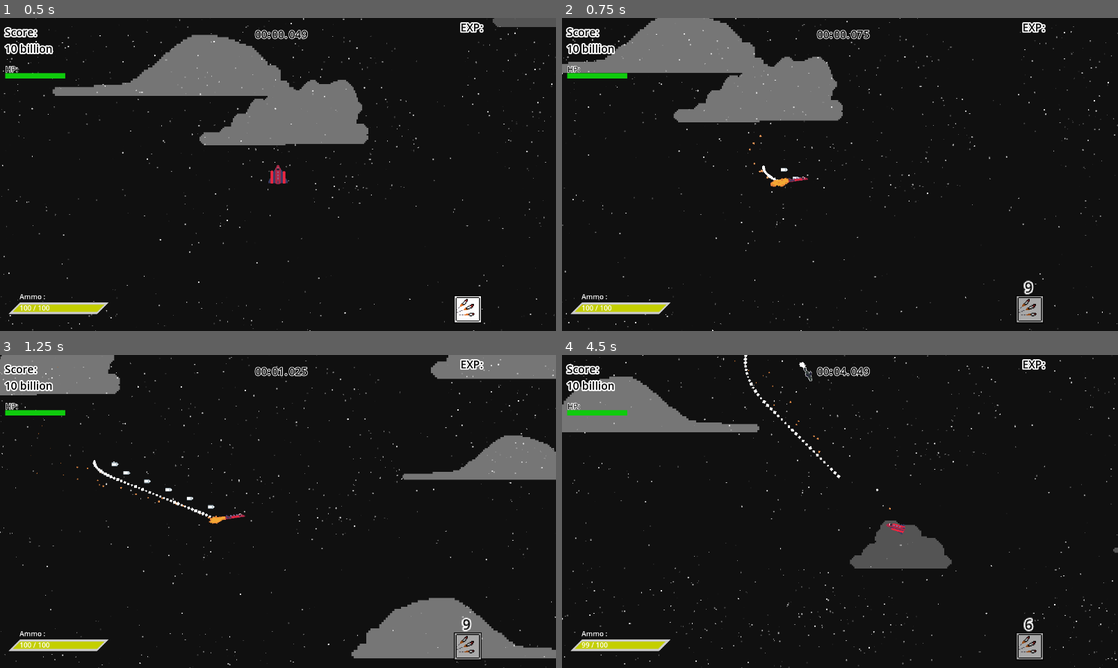
Above: before the commit, frames 1-4 (two rows, left to right).
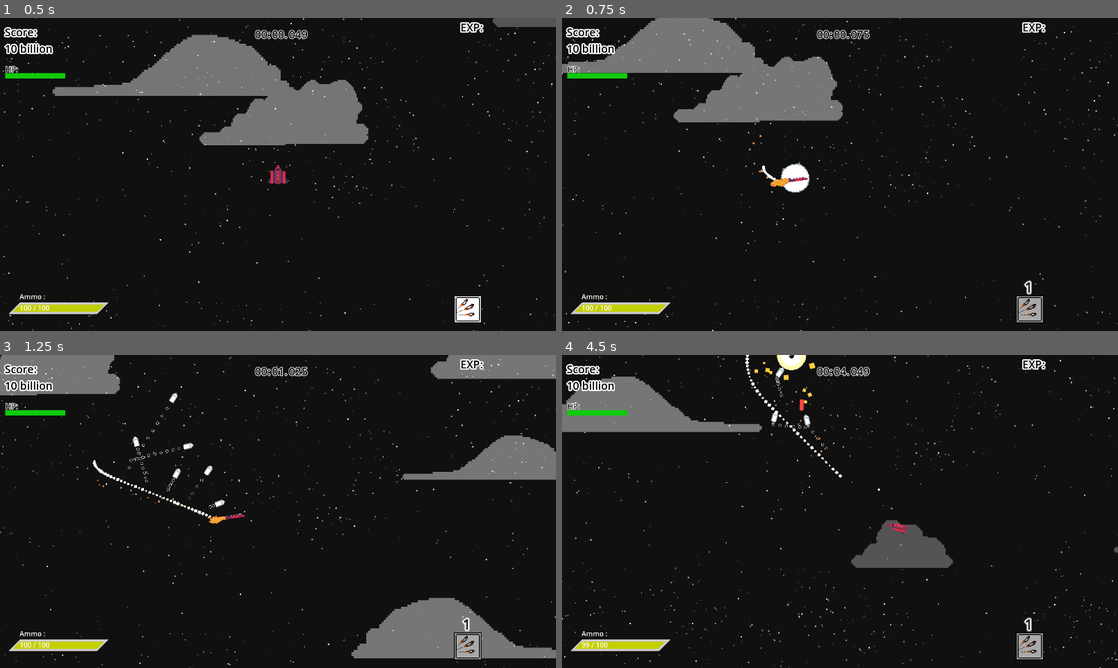
Above: after the commit, the same moments.

Repository: DinoStarBros/Dumby-steals-a-warplane
Game: Godot game, scene res://game_screens/game/game.tscn
The game is run twice, just before and just after one commit, with the same random seed, the same clock (stepped at 60 frames per second) and the same inputs.
Inputs (mouse positions are in pixels of both pictures, inside the frame that each line leads up to):
- Up to frame 1 (0.5 s): no input
- Up to frame 2 (0.75 s): move the mouse to (962, 158) at 0.52 s; hold Space (accelerate) from 0.53 s (still down); tap 1 (Ability1) at 0.6 s
- Up to frame 3 (1.25 s): keep holding Space (accelerate)
- Up to frame 4 (4.5 s): move the mouse to (728, 527) at 1.27 s; tap 2 (Ability2) at 1.35, 4.35 s; move the mouse to (895, 442) at 2.02 s; release Space (accelerate) at 2.03 s; tap 3 (Ability3) at 2.1 s; move the mouse to (812, 574) at 2.77 s; hold Space (accelerate) 2.78-4.28 s; click (812, 574) at 2.85 s; move the mouse to (1006, 558) at 3.52 s; tap 1 (Ability1) at 3.6 s; tap R (reload) at 4.15 s; move the mouse to (673, 464) at 4.27 s

Frame 1 is identical in both runs. In frame 2, 0.4% of the frame differs, in the area x 39-85%, y 46-89%; in frame 3, 0.4%; in frame 4, 1.5%, in the area x 0-100%, y 0-100%.
Error in both runs: Invalid access to property or key 'usable' on a base object of type 'null instance'. (res://abilities/ability_slot/ability_slot.gd:9)

Commit message:
homing rockets fail

Diff:
--- a/abilities/homing_rockets/homing_rockets.tscn
+++ b/abilities/homing_rockets/homing_rockets.tscn
@@ -54,7 +54,6 @@
 offset_bottom = 40.0
 script = ExtResource("1_wkddn")
 cooldown_txt = NodePath("Label")
-cooldown = 10.0
 sprite = NodePath("sprite")
 
 [node name="sprite" type="Sprite2D" parent="."]
--- a/project.godot
+++ b/project.godot
@@ -85,6 +85,7 @@
 2d_physics/layer_1="Plr - Walls"
 2d_physics/layer_2="Plr Dmg - Enemy"
 2d_physics/layer_3="Ene Dmg - Player"
+2d_physics/layer_12="Homing Detection"
 
 [rendering]
 
--- a/projectiles/homing_rocket/homing_rocket.gd
+++ b/projectiles/homing_rocket/homing_rocket.gd
@@ -3,20 +3,49 @@
 
 @onready var hitbox_component: HitboxComponent = %HitboxComponent
 
+var rand_initial_dir : Vector2
+var dir_to_target : Vector2
+
+const base_speed : int = 500
+const homing_speed : int = 100
 func _ready() -> void:
 	hitbox_component.Hit.connect(hit)
 
-	await get_tree().create_timer(lifetime).timeout
-	queue_free()
+	rand_initial_dir.x = randf_range(-1, 1)
+	rand_initial_dir.y = randf_range(-1, 0)
 
-func _physics_process(_delta:float)->void:
+
+
+var time : float = 0
+var gain_speed : float = 0
+func _physics_process(delta:float)->void:
 	move_and_slide()
-	hitbox_component.set_attack_properties(6)
+	hitbox_component.set_attack_properties(2)
+
+	if target:
+		%hitboxbox.disabled = false
+		dir_to_target = global_position.direction_to(target.global_position)
+		gain_speed += delta * 50
+		velocity = dir_to_target * (homing_speed + gain_speed)
+
+		look_at(global_position + dir_to_target)
+	else:
+		%hitboxbox.disabled = true
+		look_at(global_position + rand_initial_dir)
+		velocity = rand_initial_dir * base_speed
+
+	time += delta
+	if time >= lifetime:
+		queue_free()
 
 func hit() -> void:
 	velocity = Vector2.ZERO
-	queue_free()
+	%anim.play("hit")
 
-
-func _on_detection_radius_body_entered(body: Node2D) -> void:
-	print(body)
+var target : CharacterBody2D
+func _on_detection_radius_area_entered(area: Area2D) -> void:
+	if !target:
+		if area.get_parent() is CharacterBody2D:
+			if area.get_parent().is_in_group("Enemy"):
+				%dr.disabled = true
+				target = area.get_parent()
--- a/projectiles/homing_rocket/homing_rocket.tscn
+++ b/projectiles/homing_rocket/homing_rocket.tscn
@@ -10,16 +10,122 @@
 region = Rect2(2048, 0, 64, 64)
 
 [sub_resource type="RectangleShape2D" id="RectangleShape2D_xfjqn"]
-size = Vector2(30, 14)
+size = Vector2(35, 20)
 
 [sub_resource type="CircleShape2D" id="CircleShape2D_xfjqn"]
 radius = 300.0
+
+[sub_resource type="Animation" id="Animation_xfjqn"]
+resource_name = "hit"
+length = 0.3
+step = 0.1
+tracks/0/type = "value"
+tracks/0/imported = false
+tracks/0/enabled = true
+tracks/0/path = NodePath("Bulletweffect-sheet:frame")
+tracks/0/interp = 1
+tracks/0/loop_wrap = true
+tracks/0/keys = {
+"times": PackedFloat32Array(0, 0.1, 0.2),
+"transitions": PackedFloat32Array(1, 1, 1),
+"update": 1,
+"values": [4, 5, 6]
+}
+tracks/1/type = "value"
+tracks/1/imported = false
+tracks/1/enabled = true
+tracks/1/path = NodePath("Bulletweffect-sheet:scale")
+tracks/1/interp = 1
+tracks/1/loop_wrap = true
+tracks/1/keys = {
+"times": PackedFloat32Array(0),
+"transitions": PackedFloat32Array(1),
+"update": 0,
+"values": [Vector2(5, 5)]
+}
+tracks/2/type = "method"
+tracks/2/imported = false
+tracks/2/enabled = true
+tracks/2/path = NodePath(".")
+tracks/2/interp = 1
+tracks/2/loop_wrap = true
+tracks/2/keys = {
+"times": PackedFloat32Array(0.3),
+"transitions": PackedFloat32Array(1),
+"values": [{
+"args": [],
+"method": &"queue_free"
+}]
+}
+
+[sub_resource type="Animation" id="Animation_mjjml"]
+resource_name = "start"
+length = 0.2
+step = 0.1
+tracks/0/type = "value"
+tracks/0/imported = false
+tracks/0/enabled = true
+tracks/0/path = NodePath("Bulletweffect-sheet:frame")
+tracks/0/interp = 1
+tracks/0/loop_wrap = true
+tracks/0/keys = {
+"times": PackedFloat32Array(0, 0.1),
+"transitions": PackedFloat32Array(1, 1),
+"update": 1,
+"values": [2, 10]
+}
+tracks/1/type = "value"
+tracks/1/imported = false
+tracks/1/enabled = true
+tracks/1/path = NodePath("anim:speed_scale")
+tracks/1/interp = 1
+tracks/1/loop_wrap = true
+tracks/1/keys = {
+"times": PackedFloat32Array(0),
+"transitions": PackedFloat32Array(1),
+"update": 0,
+"values": [5.0]
+}
+tracks/2/type = "value"
+tracks/2/imported = false
+tracks/2/enabled = true
+tracks/2/path = NodePath("Bulletweffect-sheet:scale")
+tracks/2/interp = 1
+tracks/2/loop_wrap = true
+tracks/2/keys = {
+"times": PackedFloat32Array(0),
+"transitions": PackedFloat32Array(1),
+"update": 0,
+"values": [Vector2(3, 3)]
+}
+
+[sub_resource type="Animation" id="Animation_727k3"]
+length = 0.001
+tracks/0/type = "value"
+tracks/0/imported = false
+tracks/0/enabled = true
+tracks/0/path = NodePath("Bulletweffect-sheet:frame")
+tracks/0/interp = 1
+tracks/0/loop_wrap = true
+tracks/0/keys = {
+"times": PackedFloat32Array(0),
+"transitions": PackedFloat32Array(1),
+"update": 1,
+"values": [10]
+}
+
+[sub_resource type="AnimationLibrary" id="AnimationLibrary_mjjml"]
+_data = {
+&"RESET": SubResource("Animation_727k3"),
+&"hit": SubResource("Animation_xfjqn"),
+&"start": SubResource("Animation_mjjml")
+}
 
 [node name="homing_rocket" type="CharacterBody2D"]
 script = ExtResource("1_cvdho")
 
 [node name="Bulletweffect-sheet" type="Sprite2D" parent="."]
-scale = Vector2(2, 2)
+scale = Vector2(5, 5)
 texture = ExtResource("2_jexvt")
 hframes = 12
 frame = 10
@@ -33,23 +139,44 @@
 initial_velocity_max = 2.0
 angular_velocity_min = -180.0
 angular_velocity_max = 180.0
-scale_amount_min = 0.1
-scale_amount_max = 0.2
+scale_amount_min = 0.4
+scale_amount_max = 0.5
 
 [node name="HitboxComponent" parent="." instance=ExtResource("3_pyyak")]
 unique_name_in_owner = true
-visible = false
 collision_layer = 2
 collision_mask = 2
 
-[node name="CollisionShape2D" type="CollisionShape2D" parent="HitboxComponent"]
+[node name="hitboxbox" type="CollisionShape2D" parent="HitboxComponent"]
+unique_name_in_owner = true
+position = Vector2(4.5, 0)
 shape = SubResource("RectangleShape2D_xfjqn")
 
 [node name="detection_radius" type="Area2D" parent="."]
+unique_name_in_owner = true
+visible = false
 collision_layer = 0
-collision_mask = 0
+collision_mask = 2
 
 [node name="dr" type="CollisionShape2D" parent="detection_radius"]
+unique_name_in_owner = true
 shape = SubResource("CircleShape2D_xfjqn")
 
-[connection signal="body_entered" from="detection_radius" to="." method="_on_detection_radius_body_entered"]
+[node name="Label" type="Label" parent="."]
+unique_name_in_owner = true
+visible = false
+offset_right = 40.0
+offset_bottom = 23.0
+
+[node name="anim" type="AnimationPlayer" parent="."]
+unique_name_in_owner = true
+libraries = {
+&"": SubResource("AnimationLibrary_mjjml")
+}
+autoplay = "start"
+speed_scale = 5.0
+
+[node name="pointer" type="Node2D" parent="."]
+unique_name_in_owner = true
+
+[connection signal="area_entered" from="detection_radius" to="." method="_on_detection_radius_area_entered"]
Not shown: 1 places in projectiles/homing_rocket/homing_rocket.tscn that only renumber resources
